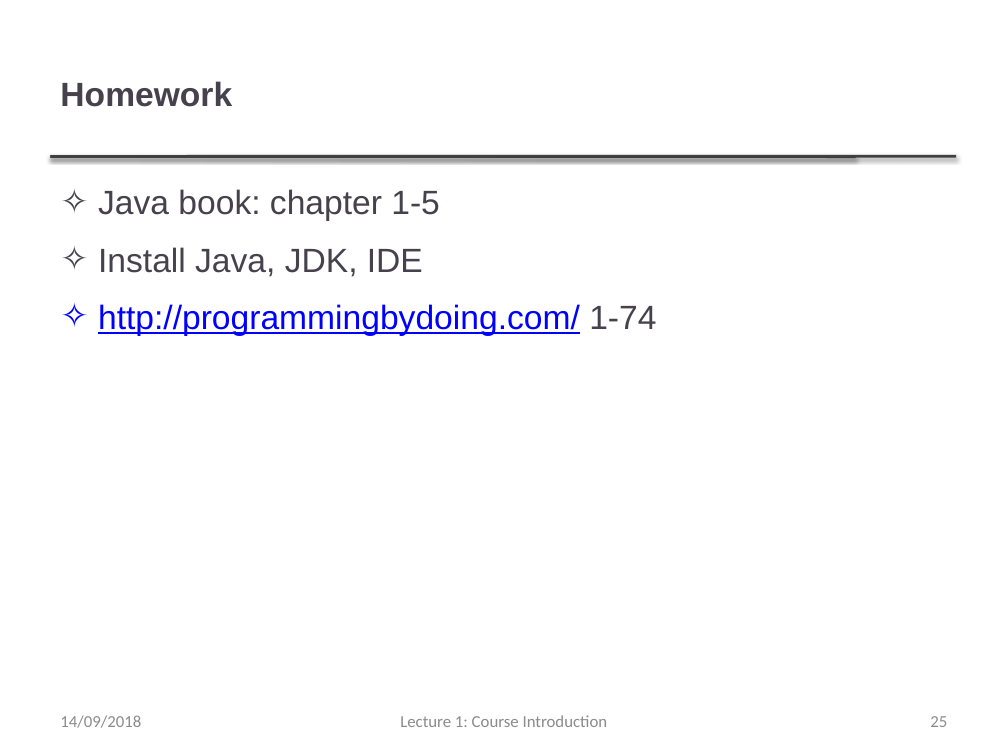
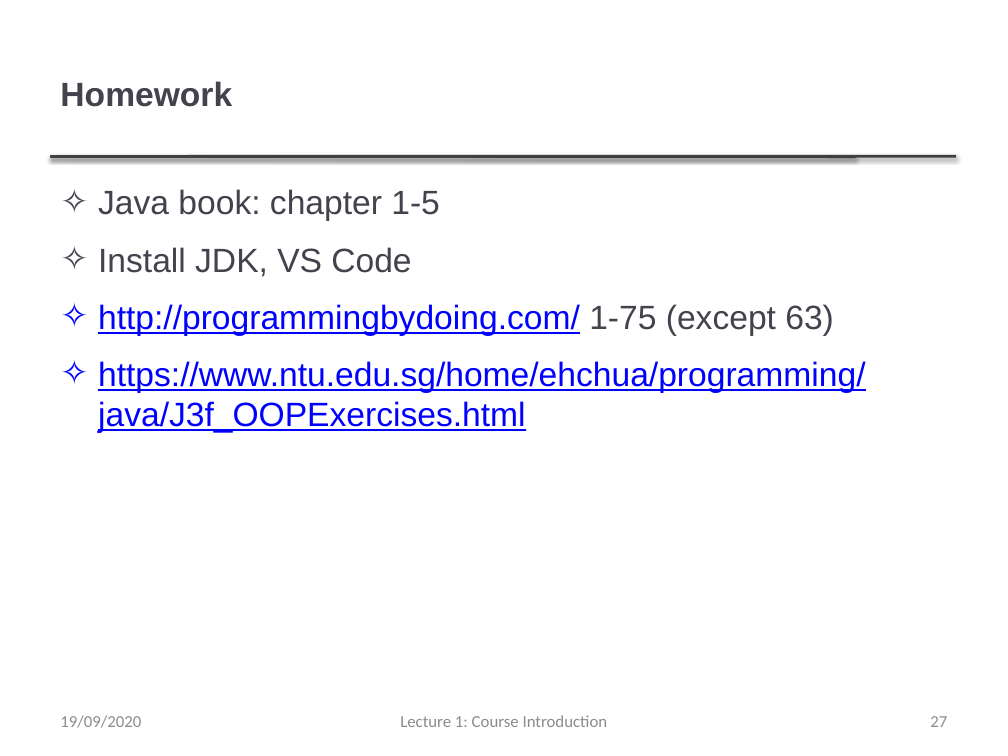
Before and after one commit to thanqminh/thanqminh.github.io, a slide deck: slide 27 of courses/oopjava/lecture1.pptx (slide 25 before the commit). Drawn at 1008x756 pixels with LibreOffice and Linux fonts; fonts in the diff are those of the drawing. Boxes give left, top, right and bottom in pixels: in the first picture for what was removed or moved away, otherwise in the second. Text is boxed around its words. In the diff, an @@ line names an element or a change of style, - is before the commit and + after.

Commit message:
add lecture 3

```diff
--- a/courses/oopjava/lecture1.pptx
+++ b/courses/oopjava/lecture1.pptx
@@ text at (98,247,865,433): text changed @@
-✧ Install Java, JDK, IDE
-✧ http://programmingbydoing.com/ 1-74
+✧ Install JDK, VS Code
+✧ http://programmingbydoing.com/ 1-75 (except 63)
+✧ https://www.ntu.edu.sg/home/ehchua/programming/java/J3f_OOPExercises.html
@@ text at (60,715,141,728): text changed @@
-14/09/2018
+19/09/2020
@@ page number at (930,716,947,727): text changed @@
-25
+27
```
Also in this commit, not shown: 5 other slides changed, 11 slides added, 9 slides removed, 20 other files.
